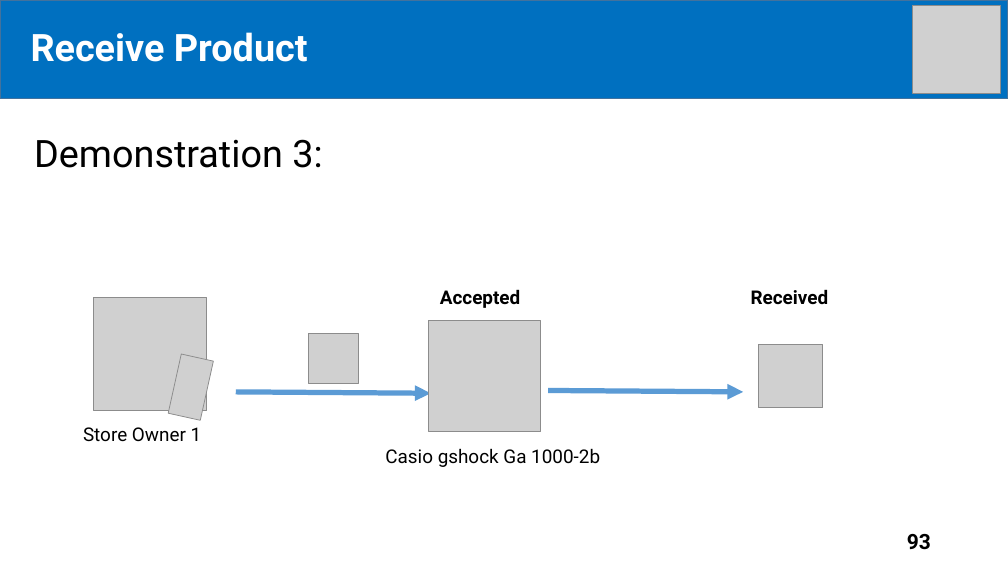
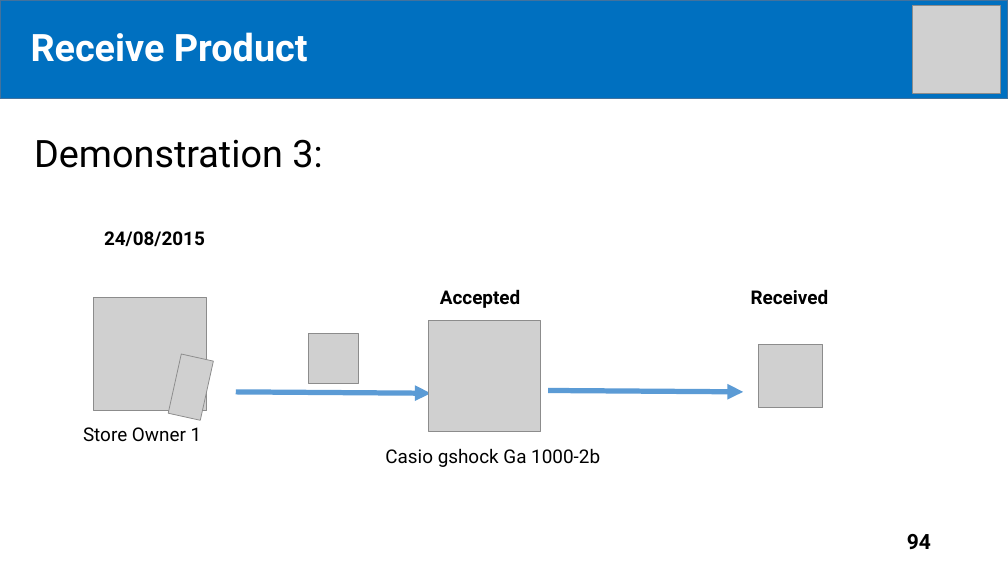
Before and after one commit to tiendan3108/CP, a slide deck: slide 94 of Source/Presentation/PreFinalPresentation.pptx (slide 93 before the commit). Drawn at 1008x567 pixels with LibreOffice and Linux fonts; fonts in the diff are those of the drawing; grey boxes stand for pictures. Boxes give left, top, right and bottom in pixels: in the first picture for what was removed or moved away, otherwise in the second. Text is boxed around its words. In the diff, an @@ line names an element or a change of style, - is before the commit and + after.

```diff
--- a/Source/Presentation/PreFinalPresentation.pptx
+++ b/Source/Presentation/PreFinalPresentation.pptx
@@ text added at (104,231,205,246), 18 pt, text #000000, bold @@
+24/08/2015
@@ page number at (907,534,931,549): text changed @@
-93
+94
```
Also in this commit, not shown: 1 other slide changed, 1 slide added.
